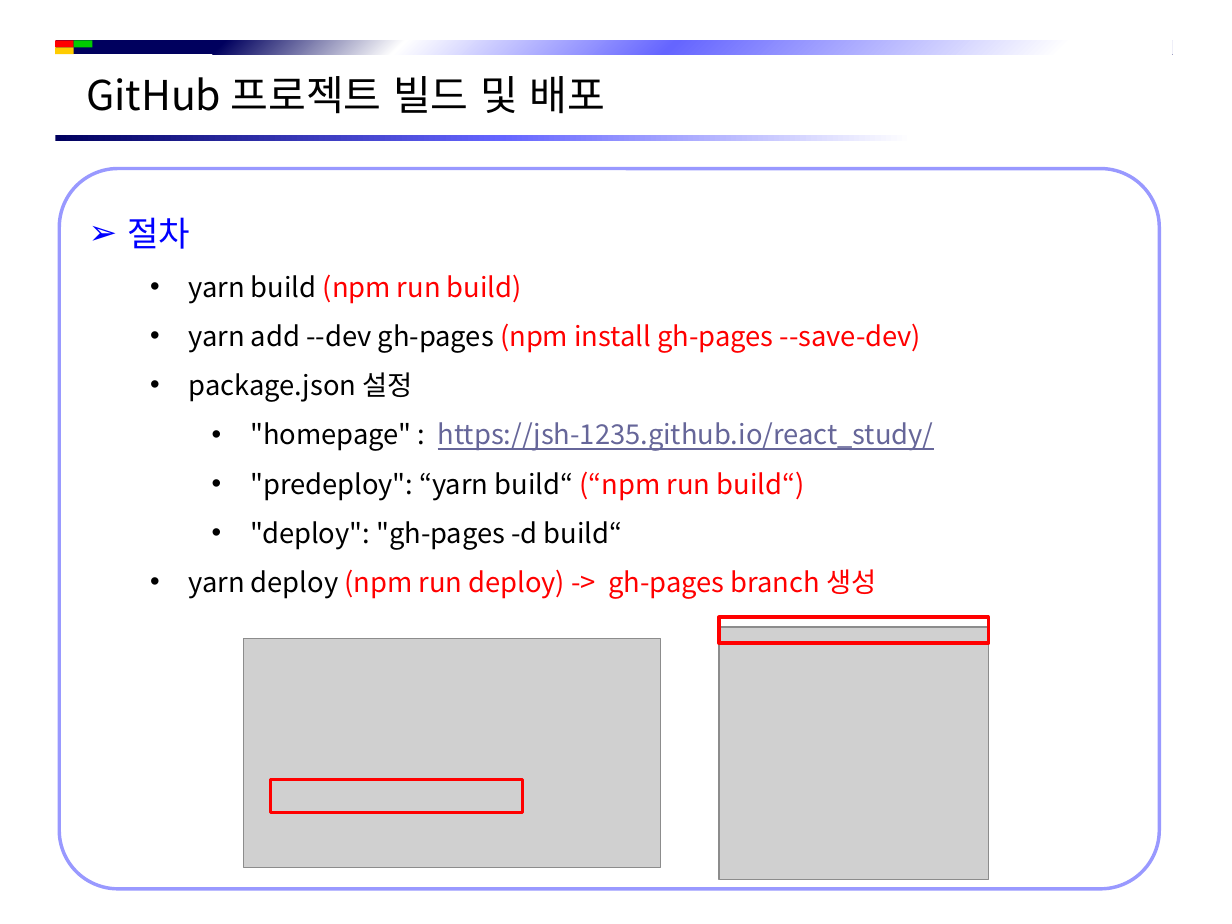
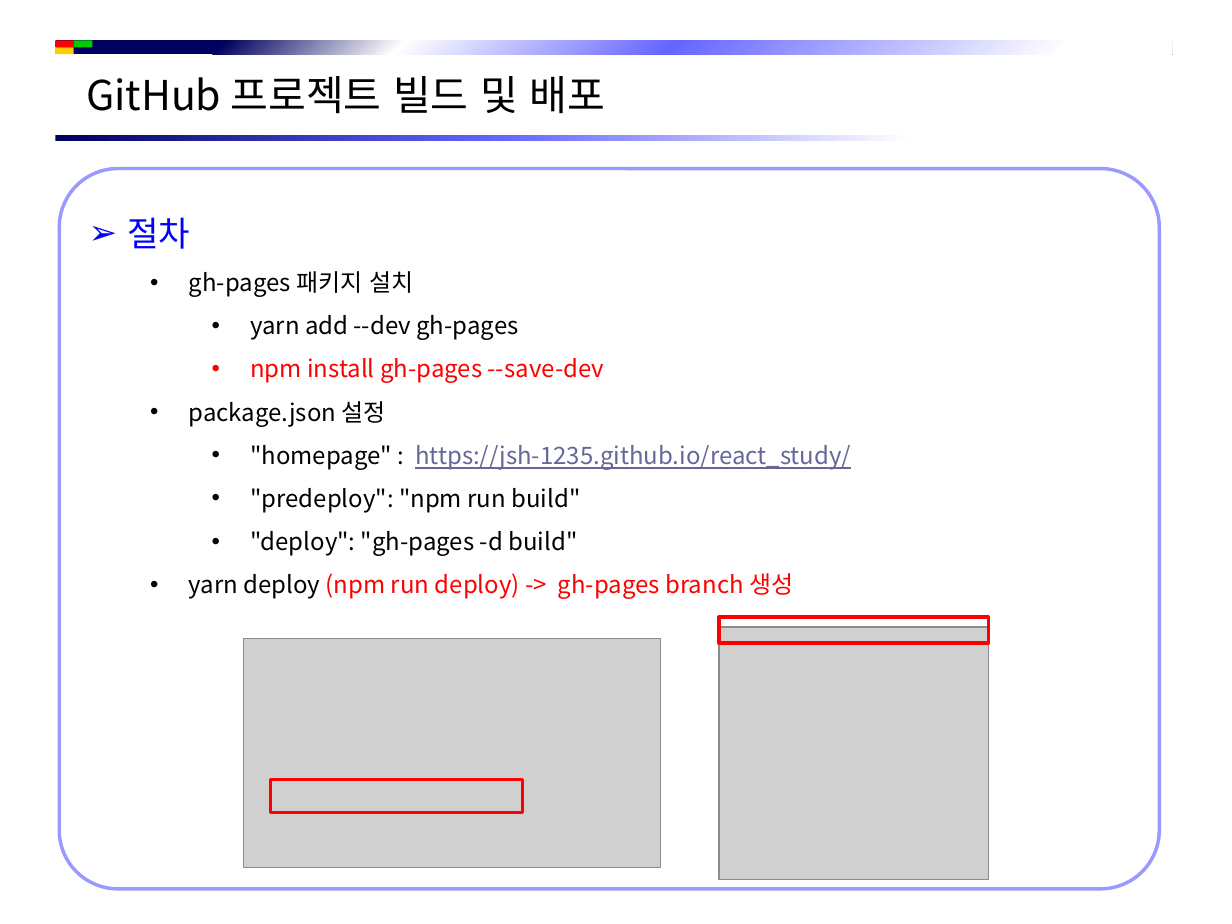
Before and after one commit to jsh-1235/Document, a slide deck: slide 13 of Front-End/React/React 시작하기.pptx (slide 12 before the commit). Drawn at 1232x924 pixels with LibreOffice and Linux fonts; fonts in the diff are those of the drawing; grey boxes stand for pictures; background and template pictures are left out. Boxes give left, top, right and bottom in pixels: in the first picture for what was removed or moved away, otherwise in the second. Text is boxed around its words. In the diff, an @@ line names an element or a change of style, - is before the commit and + after.

```diff
--- a/Front-End/React/React 시작하기.pptx
+++ b/Front-End/React/React 시작하기.pptx
@@ text in rounded rectangle at [189, 271, 604, 383]: text changed; size 16 to 14 pt; text colour #FF0000 to #000000 @@
-  • yarn build (npm run build)
-  • yarn add --dev gh-pages (npm install gh-pages --save-dev)
+  • gh-pages 패키지 설치
+    • yarn add --dev gh-pages
+    • npm install gh-pages --save-dev
@@ text in rounded rectangle at [189, 401, 851, 599]: size 16 to 14 pt in "package.json 설정", ""homepage" : https://jsh-1235.github.io/react_study/", "yarn deploy (npm run deploy) -> gh-pages ..." @@
@@ text in rounded rectangle at [250, 488, 580, 556]: text changed; size 16 to 14 pt @@
-    • "predeploy": “yarn build“ (“npm run build“)
-    • "deploy": "gh-pages -d build“
+    • "predeploy": "npm run build"
+    • "deploy": "gh-pages -d build"
```
Also in this commit, not shown: 4 other slides changed, 1 slide added, 6 other files.
